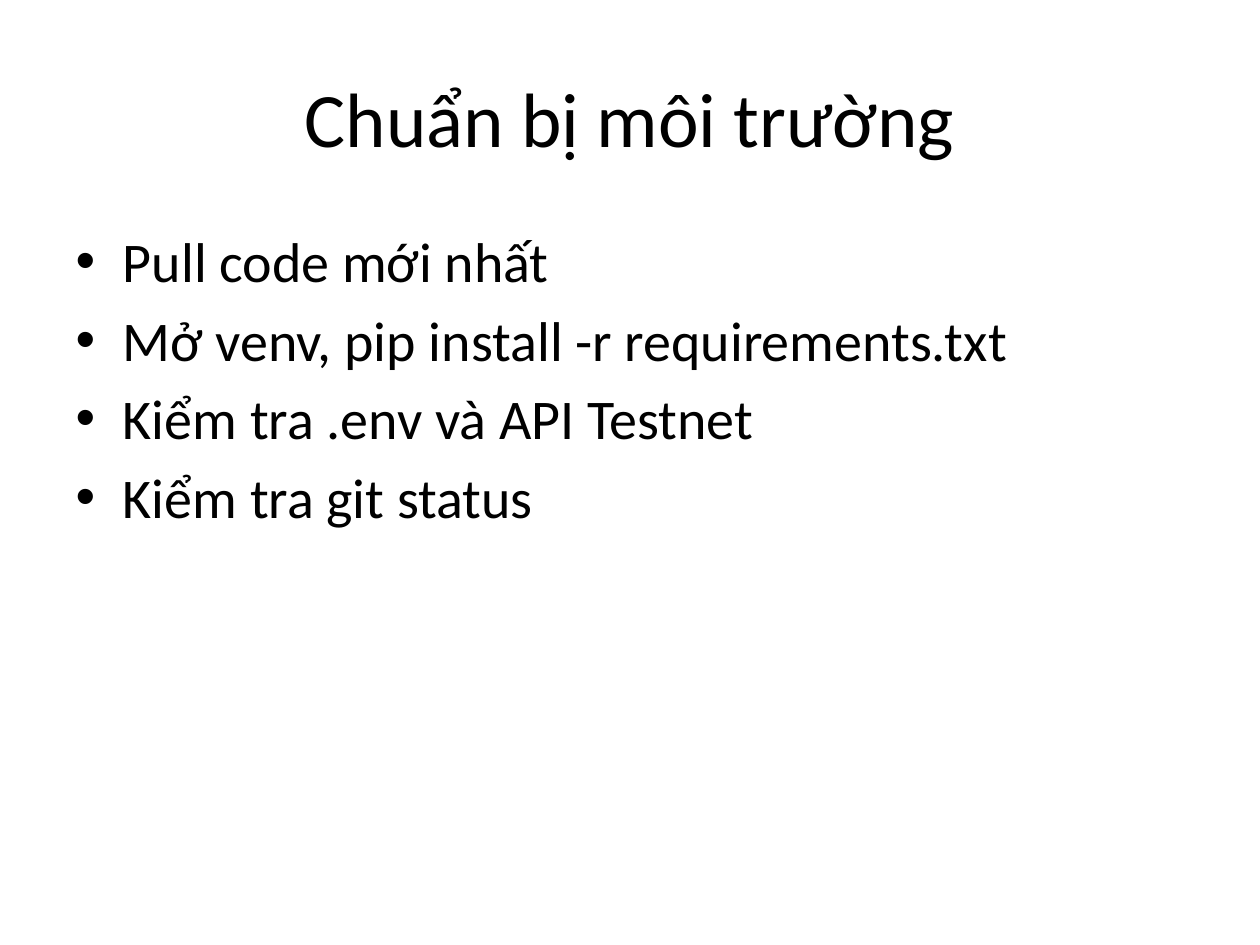
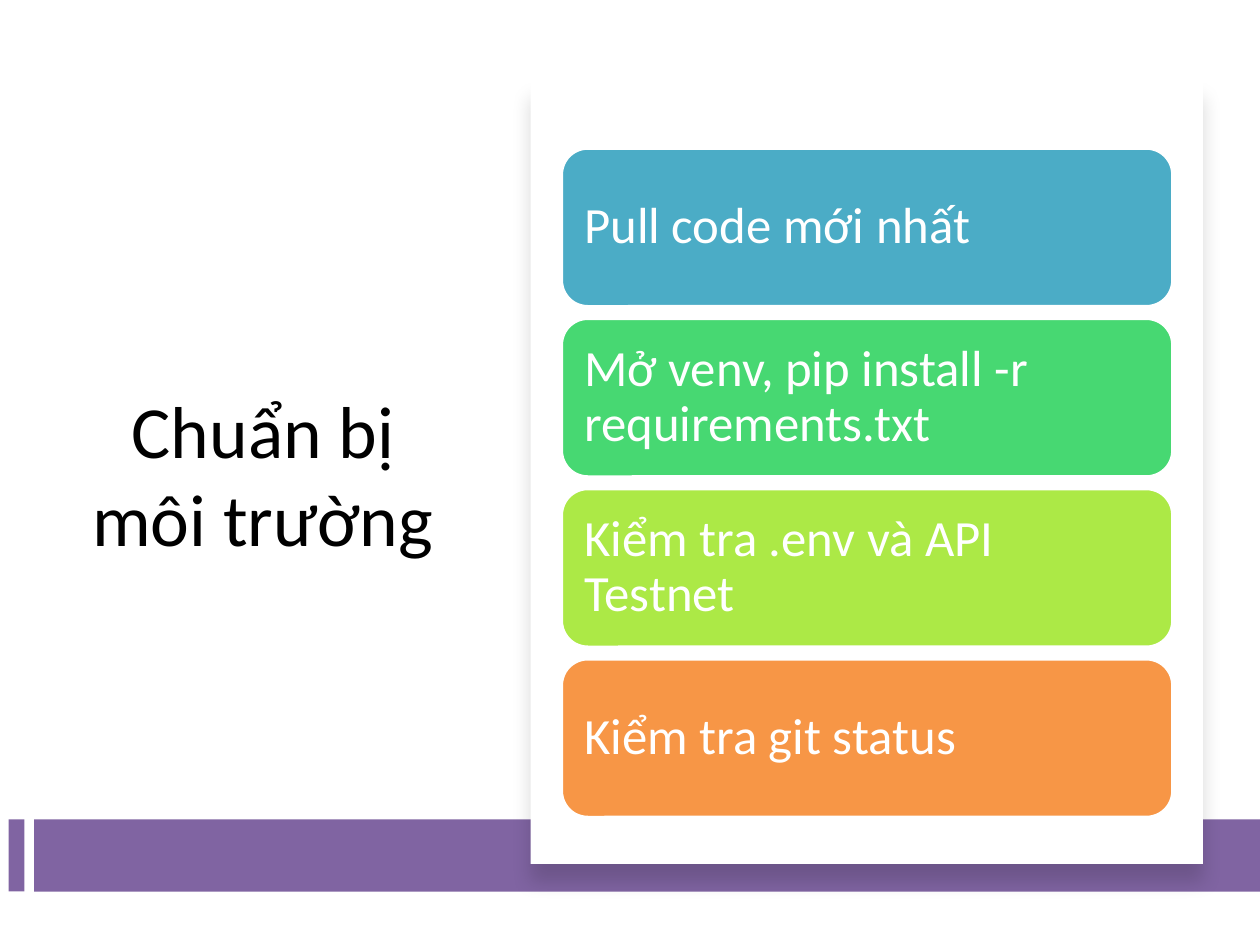
Before and after one commit to j4ngler/Bot_Trading, a slide deck: slide 3 of Buoi2_TradingBot_Slides.pptx. Drawn at 1260x945 pixels with LibreOffice and Linux fonts; fonts in the diff are those of the drawing. Boxes give left, top, right and bottom in pixels: in the first picture for what was removed or moved away, otherwise in the second. Text is boxed around its words. In the diff, an @@ line names an element or a change of style, - is before the commit and + after.

```diff
--- a/Buoi2_TradingBot_Slides.pptx
+++ b/Buoi2_TradingBot_Slides.pptx
@@ rectangle added at <box>530,81,1203,863</box>, fill #FFFFFF @@
@@ title "Chuẩn bị môi trường": place and size @@
-title "Chuẩn bị môi trường" at <box>305,87,954,161</box>
+title "Chuẩn bị môi trường" at <box>92,401,433,559</box>
@@ title "Chuẩn bị môi trường" at <box>92,401,433,559</box>: size 44 to 42 pt @@
@@ text removed at <box>123,240,1007,528</box> @@
-• Pull code mới nhất
-• Mở venv, pip install -r requirements.txt
-• Kiểm tra .env và API Testnet
-• Kiểm tra git status
@@ group added at <box>562,149,1173,818</box>: 4 rounded rectangles, 4 texts @@
+Pull code mới nhất
+Mở venv, pip install -r requirements.txt
+Kiểm tra .env và API Testnet
+Kiểm tra git status
@@ rectangle added at <box>8,820,23,891</box>, fill #8064A2 @@
@@ rectangle added at <box>34,820,1260,892</box>, fill #8064A2 @@
```
Also in this commit, not shown: 10 other slides changed, 1 slide removed, 10 other files.
